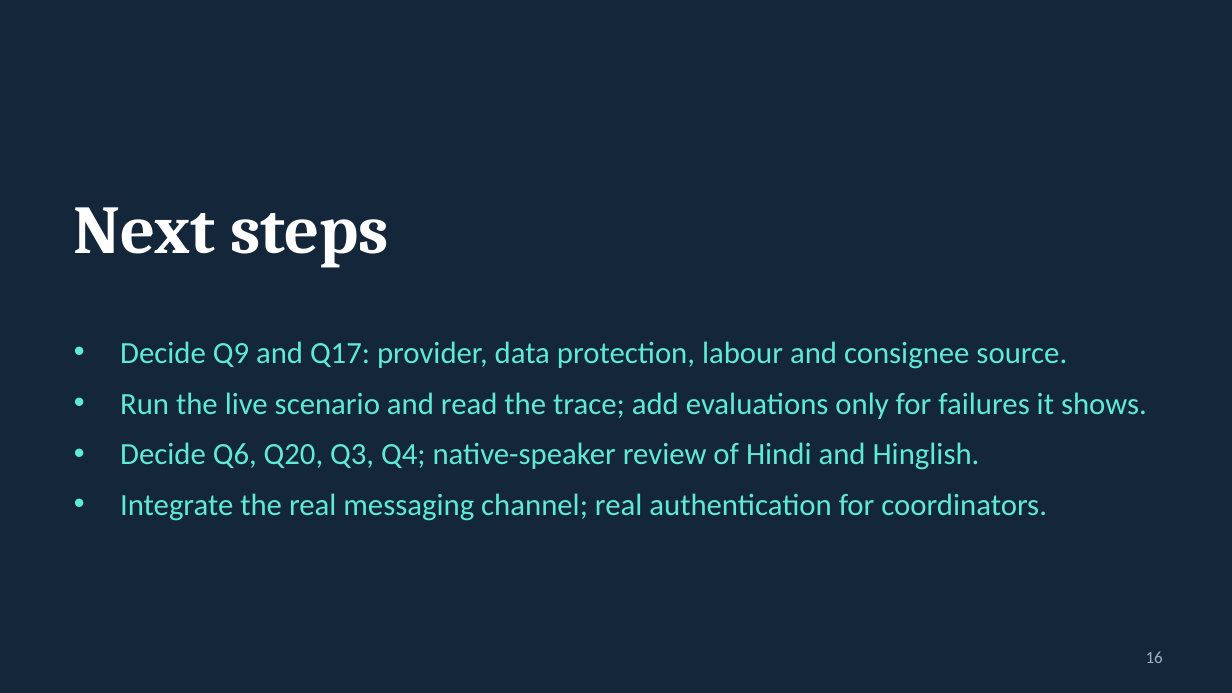
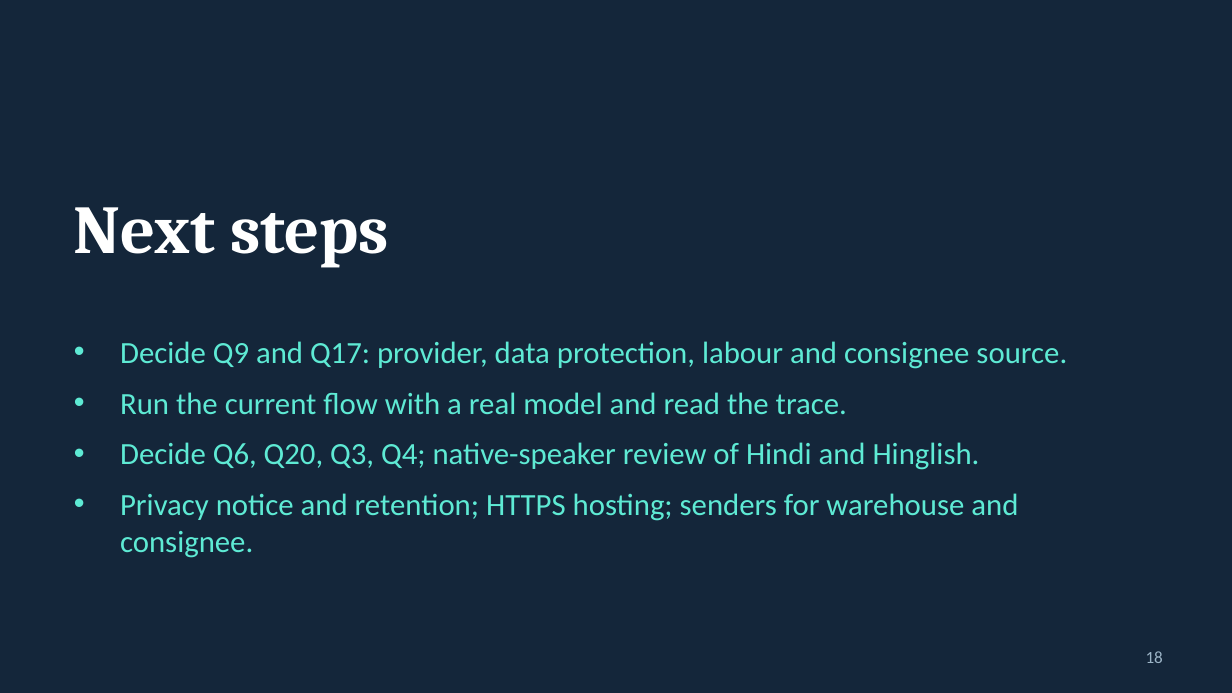
Before and after one commit to vijay-inner-compass/SetuHaul_Rescheduling_Service, a slide deck: slide 18 of docs/SetuHaul-demo.pptx (slide 16 before the commit). Drawn at 1232x693 pixels with LibreOffice and Linux fonts; fonts in the diff are those of the drawing. Boxes give left, top, right and bottom in pixels: in the first picture for what was removed or moved away, otherwise in the second. Text is boxed around its words. In the diff, an @@ line names an element or a change of style, - is before the commit and + after.

```diff
--- a/docs/SetuHaul-demo.pptx
+++ b/docs/SetuHaul-demo.pptx
@@ text at (x1=120, y1=392, x2=847, y2=415): text changed @@
-• Run the live scenario and read the trace; add evaluations only for failures it shows.
+• Run the current flow with a real model and read the trace.
@@ text at (x1=120, y1=493, x2=1018, y2=558): text changed @@
-• Integrate the real messaging channel; real authentication for coordinators.
+• Privacy notice and retention; HTTPS hosting; senders for warehouse and consignee.
@@ page number at (x1=1146, y1=651, x2=1163, y2=663): text changed @@
-16
+18
```
Also in this commit, not shown: 11 other slides changed, 2 slides added, 1 other file.
